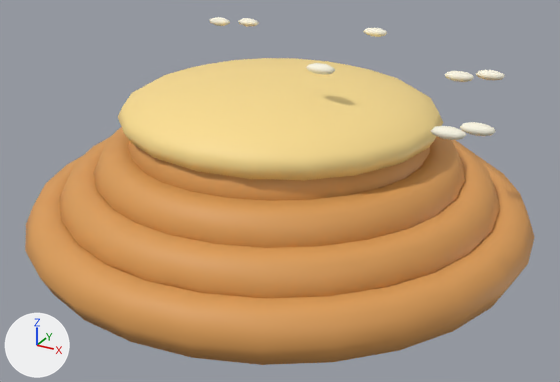
Before and after pictures for a commit that changed the glTF model models/catch_breads/bread_sweet_potato_montblanc.glb.
Both versions are drawn from a 50 mm lens placed at (0.466, -0.845, 0.401), pointed at (0.014, -0.023, -0.01). Arrows for +X, +Y and +Z are at lower left; the lights stay in place. The older version comes first. Where no turn or scale is listed for an object, it has been applied to the vertices.

The scene before the commit, as lines of its bpy script (objects in view):
```python
ob_パイ生地の渦巻き_008 = bpy.data.objects.new('パイ生地の渦巻き.008', me_トーラス_008)
ob_パイ生地の渦巻き_008.location = (0.0, 0.0, -0.045)
ob_パイ生地の渦巻き_009 = bpy.data.objects.new('パイ生地の渦巻き.009', me_トーラス_009)
ob_パイ生地の渦巻き_009.location = (0.0, 0.0, -0.012)
ob_パイ生地の渦巻き_010 = bpy.data.objects.new('パイ生地の渦巻き.010', me_トーラス_010)
ob_パイ生地の渦巻き_010.location = (0.0, 0.0, 0.021)
ob_パイ生地の渦巻き_011 = bpy.data.objects.new('パイ生地の渦巻き.011', me_トーラス_011)
ob_パイ生地の渦巻き_011.location = (0.0, 0.0, 0.054)
ob_フィリング_002 = bpy.data.objects.new('フィリング.002', me_球_132)
ob_フィリング_002.location = (0.0, 0.0, 0.09)
ob_砂糖粒 = bpy.data.objects.new('砂糖粒', me_球_133)
ob_砂糖粒.location = (0.2658, -0.1439, 0.1506)
ob_砂糖粒_001 = bpy.data.objects.new('砂糖粒.001', me_球_134)
ob_砂糖粒_001.location = (0.2892, -0.1263, 0.153)
ob_砂糖粒_006 = bpy.data.objects.new('砂糖粒.006', me_球_139)
ob_砂糖粒_006.location = (0.2212, 0.0358, 0.1578)
```
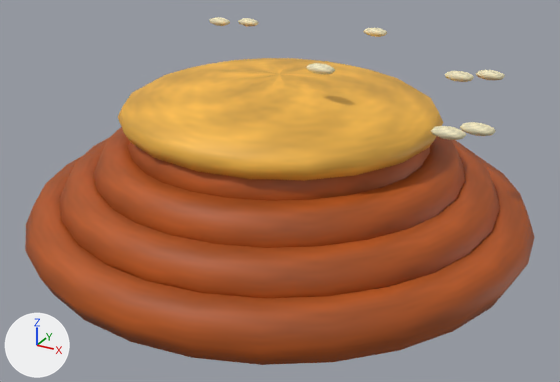
Location of each change, [x1, y1, x2, y2] in pixels of the pictures (560 x 382 px):
'パイ生地の渦巻き.008', surface changed (orange to brown): [25, 155, 535, 365] in both
'フィリング.002', surface changed (yellow to orange): [118, 58, 443, 181] in both
'パイ生地の渦巻き.009', surface changed (orange to brown): [60, 137, 500, 298] in both
'パイ生地の渦巻き.010', surface changed (orange to brown): [94, 127, 465, 248] in both
'パイ生地の渦巻き.011', surface changed (orange to brown): [128, 142, 430, 201] in both
'砂糖粒.001', surface changed: [460, 122, 496, 136] in both
'砂糖粒', surface changed: [431, 126, 466, 140] in both
'砂糖粒.002', surface changed: [306, 63, 335, 75] in both
'砂糖粒.006', surface changed: [445, 71, 474, 82] in both
'砂糖粒.005', surface changed: [476, 70, 505, 81] in both
'砂糖粒.004', surface changed: [364, 28, 387, 37] in both
'砂糖粒.007', surface changed: [209, 17, 230, 26] in both
'砂糖粒.003', surface changed: [238, 18, 259, 26] in both

The change in detail:
Picture 'material_21' (img_material_21) is new.
Picture 'material_15' (img_material_15) is new.
Picture 'material_02' (img_material_02) is new.
In material '焼きたての山吹色' (mat_焼きたての山吹色), base_color is no longer (0.72, 0.34, 0.095), orange #dd9e57.
In material '焼きたての山吹色' (mat_焼きたての山吹色), texture is now set to img_material_02.
In material 'さつまいもの中身' (mat_さつまいもの中身), base_color is no longer (0.97, 0.73, 0.28), yellow #fcde90.
In material 'さつまいもの中身' (mat_さつまいもの中身), texture is now set to img_material_15.
In material '白いクリーム' (mat_白いクリーム), base_color is no longer (0.98, 0.94, 0.78), pale yellow #fdf8e5.
In material '白いクリーム' (mat_白いクリーム), texture is now set to img_material_21.
